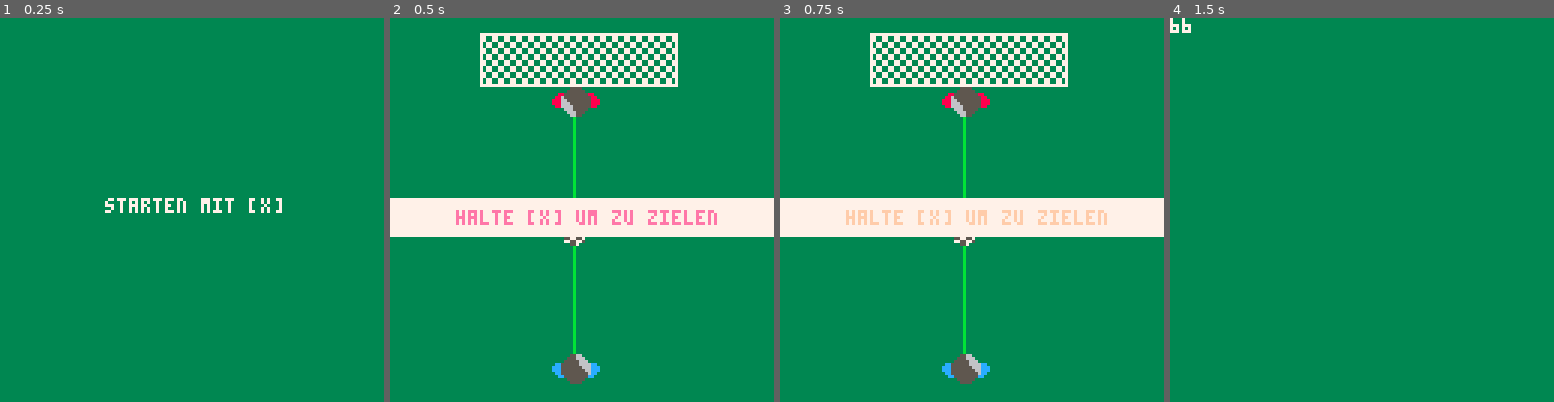
Above: before the commit, frames 1-4 (left to right).
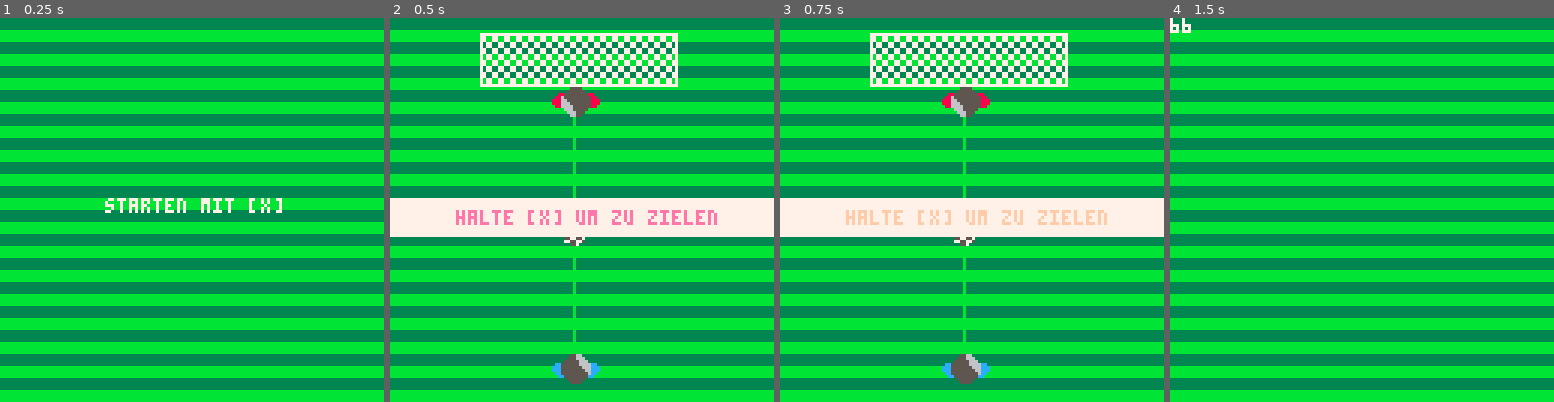
Above: after the commit, the same moments.

Repository: zothynine/torchance
Game: PICO-8 cartridge elfmeter.p8
Two runs of this game, one before a commit and one after it. Both use one fixed random seed, a clock stepped at 60 frames per second and the inputs below.
Inputs:
- Up to frame 1 (0.25 s): no input
- Up to frame 2 (0.5 s): tap X (X key) at 0.33 s
- Up to frame 3 (0.75 s): no input
- Up to frame 4 (1.5 s): tap X (X key) at 1.07 s

The runs differ from the first frame. In frame 1, 49% of the frame differs, in the area x 0-100%, y 3-100%; in frame 2, 40%; in frame 3, 40%; in frame 4, 50%.

Commit message:
Use MAP instead of RECTFILL for the field

Diff:
--- a/elfmeter.p8
+++ b/elfmeter.p8
@@ -11,8 +11,9 @@
 end
 
 function draw_field()
-		--grass
-	rectfill(0,0,127,127,3)
+	--grass
+	--rectfill(0,0,127,127,3)
+	map(0,0,0,0,16,16)
 end
 
 function draw_goal_top()
@@ -180,16 +181,33 @@
 end
 
 __gfx__
-00000000000000000000000000000000000000000000000000000000000000000000000000000000000000000000000000000000000000000000000000000000
-00000000000000000000000000000000000000000000000000000000000000000000000000000000000000000000000000000000000000000000000000000000
-00700700000000000000000000000000000000000000000000000000000000000000000000000000000000000000000000000000000000000000000000000000
-00077000000000556600000000000000000000000000000000000000000000000000000000000000000000000000000000000000000000000000000000000000
-00077000000005556660000000000000000000000000000000000000000000000000000000000000000000000000000000000000000000000000000000000000
-00700700000055555666000000000000000000000000000000000000000000000000000000000000000000000000000000000000000000000000000000000000
-000000000cc5555556666cc000000000000000000000000000000000000000000000000000000000000000000000000000000000000000000000000000000000
-00000000ccc5555555666ccc00000000000000000000000000000000000000000000000000000000000000000000000000000000000000000000000000000000
+00000000000000000000000000000000000000000000000000000000000000000000000000000000000000000000000000000000000000000000000033333333
+00000000000000000000000000000000000000000000000000000000000000000000000000000000000000000000000000000000000000000000000033333333
+00700700000000000000000000000000000000000000000000000000000000000000000000000000000000000000000000000000000000000000000033333333
+00077000000000556600000000000000000000000000000000000000000000000000000000000000000000000000000000000000000000000000000033333333
+000770000000055566600000000000000000000000000000000000000000000000000000000000000000000000000000000000000000000000000000bbbbbbbb
+007007000000555556660000000000000000000000000000000000000000000000000000000000000000000000000000000000000000000000000000bbbbbbbb
+000000000cc5555556666cc0000000000000000000000000000000000000000000000000000000000000000000000000000000000000000000000000bbbbbbbb
+00000000ccc5555555666ccc000000000000000000000000000000000000000000000000000000000000000000000000000000000000000000000000bbbbbbbb
 00000000ccc5555555566ccc00000000000000000000000000000000000000000000000000000000000000000000000000000000000000000000000000000000
 000000000cc5555555556cc000000000000000000000000000000000000000000000000000000000000000000000000000000000000000000000000000000000
 0000000000cc55555555cc0000000000000000000000000000000000000000000000000000000000000000000000000000000000000000000000000000000000
 00000000000005555550000000000000000000000000000000000000000000000000000000000000000000000000000000000000000000000000000000000000
 00000000000000555500000000000000000000000000000000000000000000000000000000000000000000000000000000000000000000000000000000000000
+__map__
+0f0f0f0f0f0f0f0f0f0f0f0f0f0f0f0f00000000000000000000000000000000000000000000000000000000000000000000000000000000000000000000000000000000000000000000000000000000000000000000000000000000000000000000000000000000000000000000000000000000000000000000000000000000
+0f0f0f0f0f0f0f0f0f0f0f0f0f0f0f0f00000000000000000000000000000000000000000000000000000000000000000000000000000000000000000000000000000000000000000000000000000000000000000000000000000000000000000000000000000000000000000000000000000000000000000000000000000000
+0f0f0f0f0f0f0f0f0f0f0f0f0f0f0f0f00000000000000000000000000000000000000000000000000000000000000000000000000000000000000000000000000000000000000000000000000000000000000000000000000000000000000000000000000000000000000000000000000000000000000000000000000000000
+0f0f0f0f0f0f0f0f0f0f0f0f0f0f0f0f00000000000000000000000000000000000000000000000000000000000000000000000000000000000000000000000000000000000000000000000000000000000000000000000000000000000000000000000000000000000000000000000000000000000000000000000000000000
+0f0f0f0f0f0f0f0f0f0f0f0f0f0f0f0f00000000000000000000000000000000000000000000000000000000000000000000000000000000000000000000000000000000000000000000000000000000000000000000000000000000000000000000000000000000000000000000000000000000000000000000000000000000
+0f0f0f0f0f0f0f0f0f0f0f0f0f0f0f0f00000000000000000000000000000000000000000000000000000000000000000000000000000000000000000000000000000000000000000000000000000000000000000000000000000000000000000000000000000000000000000000000000000000000000000000000000000000
+0f0f0f0f0f0f0f0f0f0f0f0f0f0f0f0f00000000000000000000000000000000000000000000000000000000000000000000000000000000000000000000000000000000000000000000000000000000000000000000000000000000000000000000000000000000000000000000000000000000000000000000000000000000
+0f0f0f0f0f0f0f0f0f0f0f0f0f0f0f0f00000000000000000000000000000000000000000000000000000000000000000000000000000000000000000000000000000000000000000000000000000000000000000000000000000000000000000000000000000000000000000000000000000000000000000000000000000000
+0f0f0f0f0f0f0f0f0f0f0f0f0f0f0f0f00000000000000000000000000000000000000000000000000000000000000000000000000000000000000000000000000000000000000000000000000000000000000000000000000000000000000000000000000000000000000000000000000000000000000000000000000000000
+0f0f0f0f0f0f0f0f0f0f0f0f0f0f0f0f00000000000000000000000000000000000000000000000000000000000000000000000000000000000000000000000000000000000000000000000000000000000000000000000000000000000000000000000000000000000000000000000000000000000000000000000000000000
+0f0f0f0f0f0f0f0f0f0f0f0f0f0f0f0f00000000000000000000000000000000000000000000000000000000000000000000000000000000000000000000000000000000000000000000000000000000000000000000000000000000000000000000000000000000000000000000000000000000000000000000000000000000
+0f0f0f0f0f0f0f0f0f0f0f0f0f0f0f0f00000000000000000000000000000000000000000000000000000000000000000000000000000000000000000000000000000000000000000000000000000000000000000000000000000000000000000000000000000000000000000000000000000000000000000000000000000000
+0f0f0f0f0f0f0f0f0f0f0f0f0f0f0f0f00000000000000000000000000000000000000000000000000000000000000000000000000000000000000000000000000000000000000000000000000000000000000000000000000000000000000000000000000000000000000000000000000000000000000000000000000000000
+0f0f0f0f0f0f0f0f0f0f0f0f0f0f0f0f00000000000000000000000000000000000000000000000000000000000000000000000000000000000000000000000000000000000000000000000000000000000000000000000000000000000000000000000000000000000000000000000000000000000000000000000000000000
+0f0f0f0f0f0f0f0f0f0f0f0f0f0f0f0f00000000000000000000000000000000000000000000000000000000000000000000000000000000000000000000000000000000000000000000000000000000000000000000000000000000000000000000000000000000000000000000000000000000000000000000000000000000
+0f0f0f0f0f0f0f0f0f0f0f0f0f0f0f0f00000000000000000000000000000000000000000000000000000000000000000000000000000000000000000000000000000000000000000000000000000000000000000000000000000000000000000000000000000000000000000000000000000000000000000000000000000000
